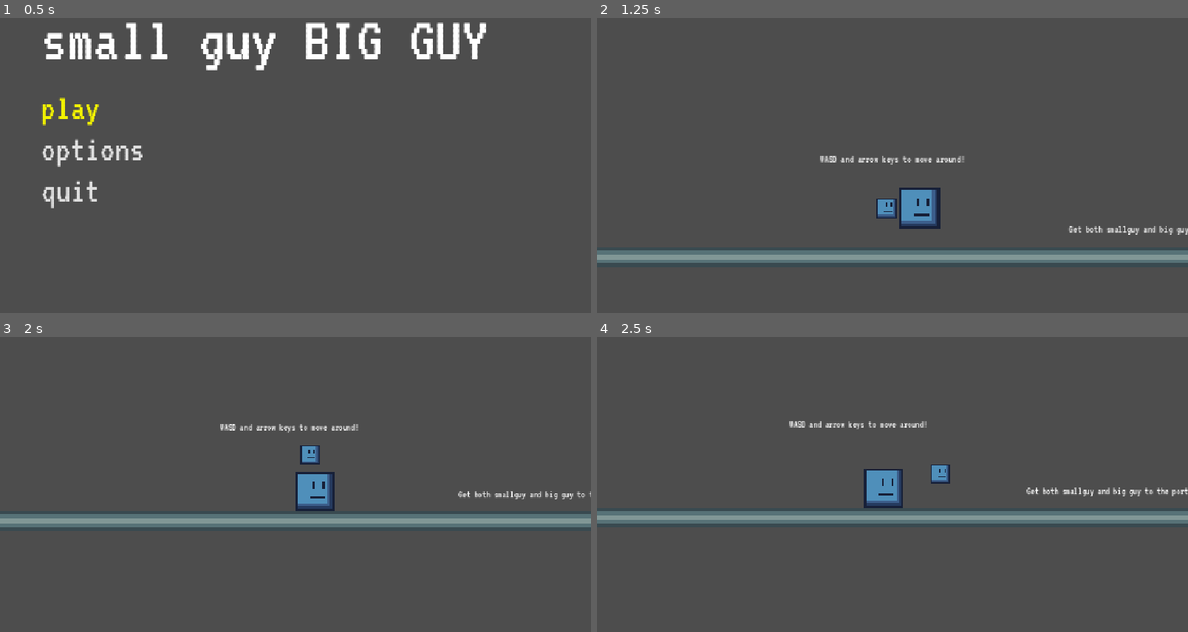
Above: before the commit, frames 1-4 (two rows, left to right).
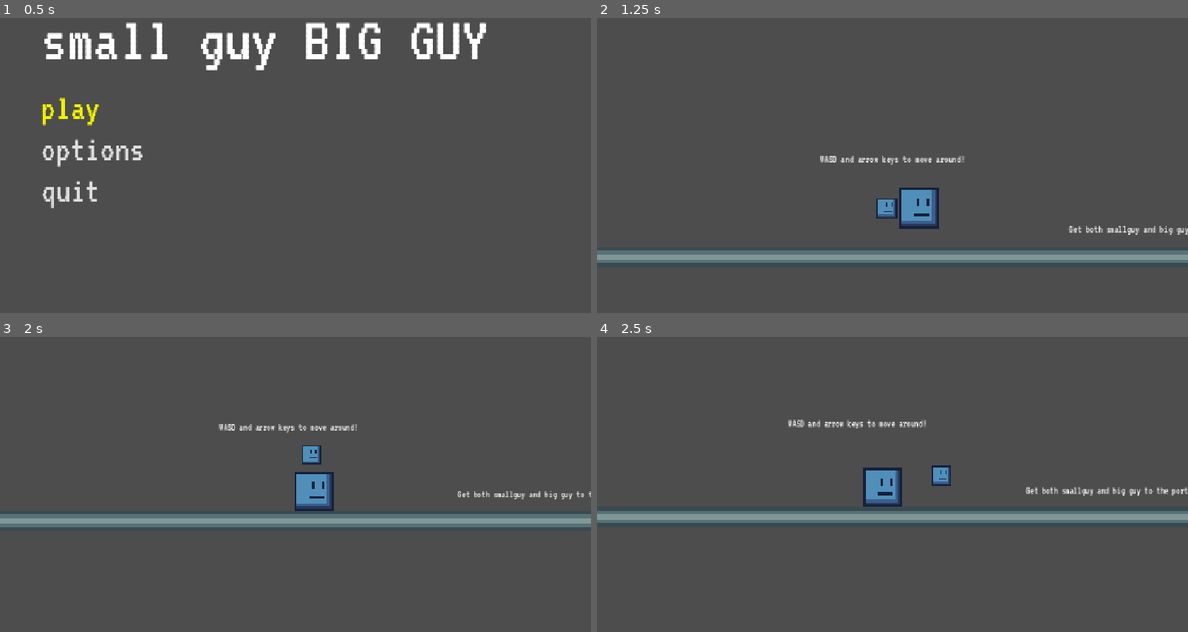
Above: after the commit, the same moments.

Repository: itstntcraft123/small-guy-big-guy
Game: Godot game, scene res://scenes/main_menu.tscn
The game is run twice, just before and just after one commit, with the same random seed, the same clock (stepped at 60 frames per second) and the same inputs.
Inputs (mouse positions are in pixels of both pictures, inside the frame that each line leads up to):
- Up to frame 1 (0.5 s): no input
- Up to frame 2 (1.25 s): click "play" at 0.5 s
- Up to frame 3 (2 s): tap Enter at 1.25 s; move the mouse to (425, 449) at 1.27 s; hold D (small_right) from 1.28 s (still down); tap Alt at 1.35 s; click (425, 449) at 1.42 s; tap W (small_jump) at 1.52 s
- Up to frame 4 (2.5 s): keep holding D (small_right); move the mouse to (774, 481) at 2.02 s; tap Shift at 2.1 s; tap W (small_jump) at 2.27 s

Frame 1 is identical in both runs. In frame 2, less than 0.1% of the frame differs, in the area x 49-59%, y 57-72%; in frame 3, 0.7%; in frame 4, 1.8%, in the area x 0-100%, y 28-64%.

Commit message:
add reset save button; change player hitbox; fix bugs and errors the player hitbox is slightly decreased to allow player to fall into holes

Diff:
--- a/scenes/game.tscn
+++ b/scenes/game.tscn
@@ -12,7 +12,7 @@
 game_menu = ExtResource("2_iywne")
 
 [node name="Autosave" type="Timer" parent="." unique_id=996129589]
-wait_time = 10.0
+wait_time = 5.0
 autostart = true
 
 [node name="SmallGuy" parent="." unique_id=2137464374 instance=ExtResource("3_lbhrr")]
--- a/scenes/game_menu.tscn
+++ b/scenes/game_menu.tscn
@@ -57,6 +57,12 @@
 text = "restart"
 alignment = 0
 
+[node name="Reset" type="Button" parent="MarginContainer/VBoxContainer/SelectMenu" unique_id=142398735]
+custom_maximum_size = Vector2(500, -1)
+layout_mode = 2
+text = "reset entire save"
+alignment = 0
+
 [node name="Options" type="Button" parent="MarginContainer/VBoxContainer/SelectMenu" unique_id=510593866]
 custom_maximum_size = Vector2(250, -1)
 layout_mode = 2
--- a/scenes/options_menu.tscn
+++ b/scenes/options_menu.tscn
@@ -20,8 +20,10 @@
 anchors_preset = 15
 anchor_right = 1.0
 anchor_bottom = 1.0
-offset_top = -33.0
-offset_bottom = -32.0
+offset_left = 3.0
+offset_top = 1.0
+offset_right = 3.0
+offset_bottom = 2.0
 grow_horizontal = 2
 grow_vertical = 2
 theme = ExtResource("1_ijpji")
@@ -72,7 +74,7 @@
 custom_maximum_size = Vector2(500, -1)
 layout_mode = 2
 focus_mode = 2
-text = "source code"
+text = "view source"
 underline = 2
 uri = "https://github.com/itstntcraft123/small-guy-big-guy"
 
--- a/scenes/player.tscn
+++ b/scenes/player.tscn
@@ -4,7 +4,7 @@
 [ext_resource type="Texture2D" uid="uid://7hrgq1nk230s" path="res://sprites/small_guy.png" id="2_qhqgy"]
 
 [sub_resource type="RectangleShape2D" id="RectangleShape2D_ao8sq"]
-size = Vector2(32, 32)
+size = Vector2(31.9, 31.9)
 
 [node name="Player" type="CharacterBody2D" unique_id=2137464374]
 script = ExtResource("1_g2els")
--- a/scripts/game.gd
+++ b/scripts/game.gd
@@ -18,7 +18,7 @@
 func restart_level() -> void:
 	Save.delete_game_save()
 	get_tree().paused = false
-	get_tree().reload_current_scene()
+	Gamemgr.load_current_level()
 
 func _ready() -> void:
 	Save.load_game()
--- a/scripts/game_menu.gd
+++ b/scripts/game_menu.gd
@@ -16,7 +16,12 @@
 		"Restart":
 			Save.delete_game_save()
 			get_tree().paused = false
-			get_tree().reload_current_scene()
+			Gamemgr.load_current_level()
+		"Reset":
+			Save.delete_progress()
+			Save.delete_game_save()
+			get_tree().paused = false
+			Gamemgr.load_level(1)
 		"Options":
 			add_child(options_menu.instantiate())
 			$MarginContainer.hide()
--- a/scripts/gamemgr.gd
+++ b/scripts/gamemgr.gd
@@ -17,4 +17,6 @@
 	load_current_level()
 
 func load_level(level_num: int):
+	level = level_num
 	get_tree().change_scene_to_file("res://scenes/levels/" + levels[clampi(level_num, 1, len(levels)) - 1])
+	Save.save_progress()
--- a/scripts/save.gd
+++ b/scripts/save.gd
@@ -27,7 +27,8 @@
 			node.load_dict(data[key])
 
 func get_game_save() -> Dictionary:
-	if not FileAccess.file_exists(LEVEL_PATH):
+	if !FileAccess.file_exists(LEVEL_PATH):
+		#print("file doesn't exist: ", LEVEL_PATH)
 		return {}
 
 	var file = FileAccess.open(LEVEL_PATH, FileAccess.READ)
@@ -54,6 +55,10 @@
 	DebugLayer.just_saved = true
 
 func load_cfg() -> void:
+	if !FileAccess.file_exists(CONFIG_PATH):
+		#print("file doesn't exist: ", CONFIG_PATH)
+		return
+
 	var config = ConfigFile.new()
 	var result = config.load(CONFIG_PATH)
 	if result != OK:
@@ -80,9 +85,22 @@
 	DebugLayer.just_saved = true
 
 func load_progress() -> void:
+	if !FileAccess.file_exists(SAVE_PATH):
+		#print("file doesn't exist: ", SAVE_PATH)
+		return
+
 	var file = FileAccess.open(SAVE_PATH, FileAccess.READ)
 	if file == null:
 		push_error("FileAccess open ", LEVEL_PATH, " for read failed ", FileAccess.get_open_error())
 		return
 
 	Gamemgr.level = file.get_var(false)
+
+func delete_progress() -> void:
+	if !FileAccess.file_exists(SAVE_PATH):
+		#print("file doesn't exist: ", SAVE_PATH)
+		return
+
+	var result = DirAccess.remove_absolute(SAVE_PATH)
+	if result != OK:
+		push_error("DirAccess delete ", SAVE_PATH, " failed ", DirAccess.get_open_error())
--- a/scripts/spike.gd
+++ b/scripts/spike.gd
@@ -14,4 +14,4 @@
 	await get_tree().create_timer(0.3).timeout
 	get_tree().paused = false
 	Save.delete_game_save()
-	get_tree().reload_current_scene.call_deferred()
+	Gamemgr.load_current_level.call_deferred()
